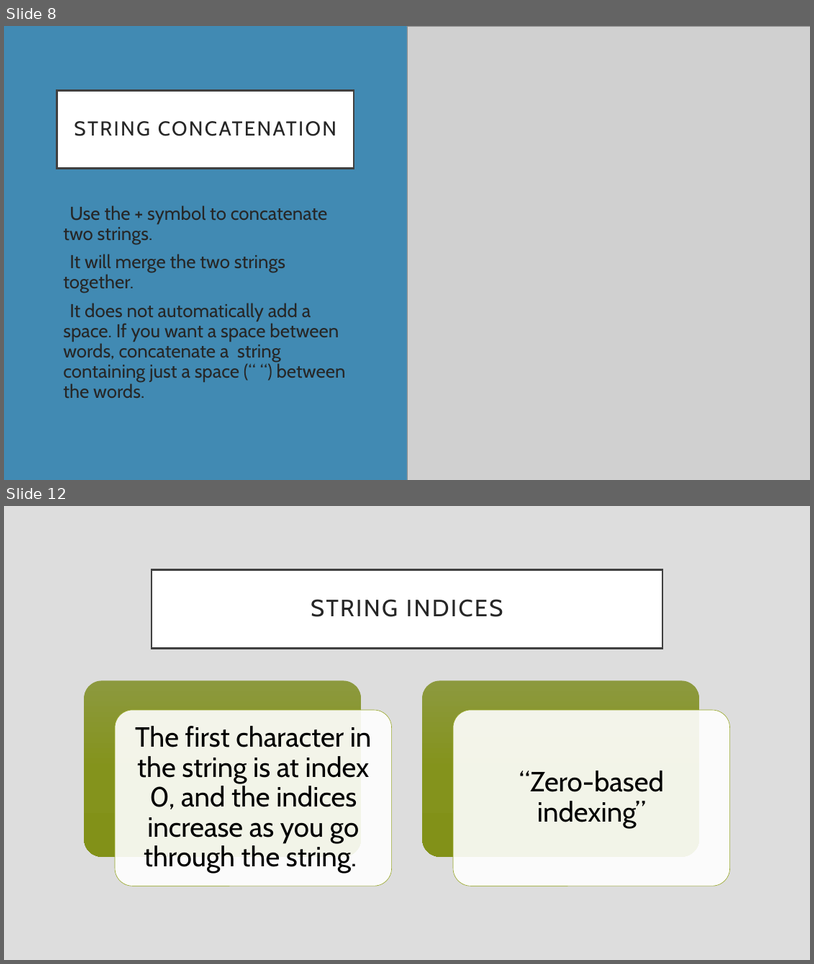
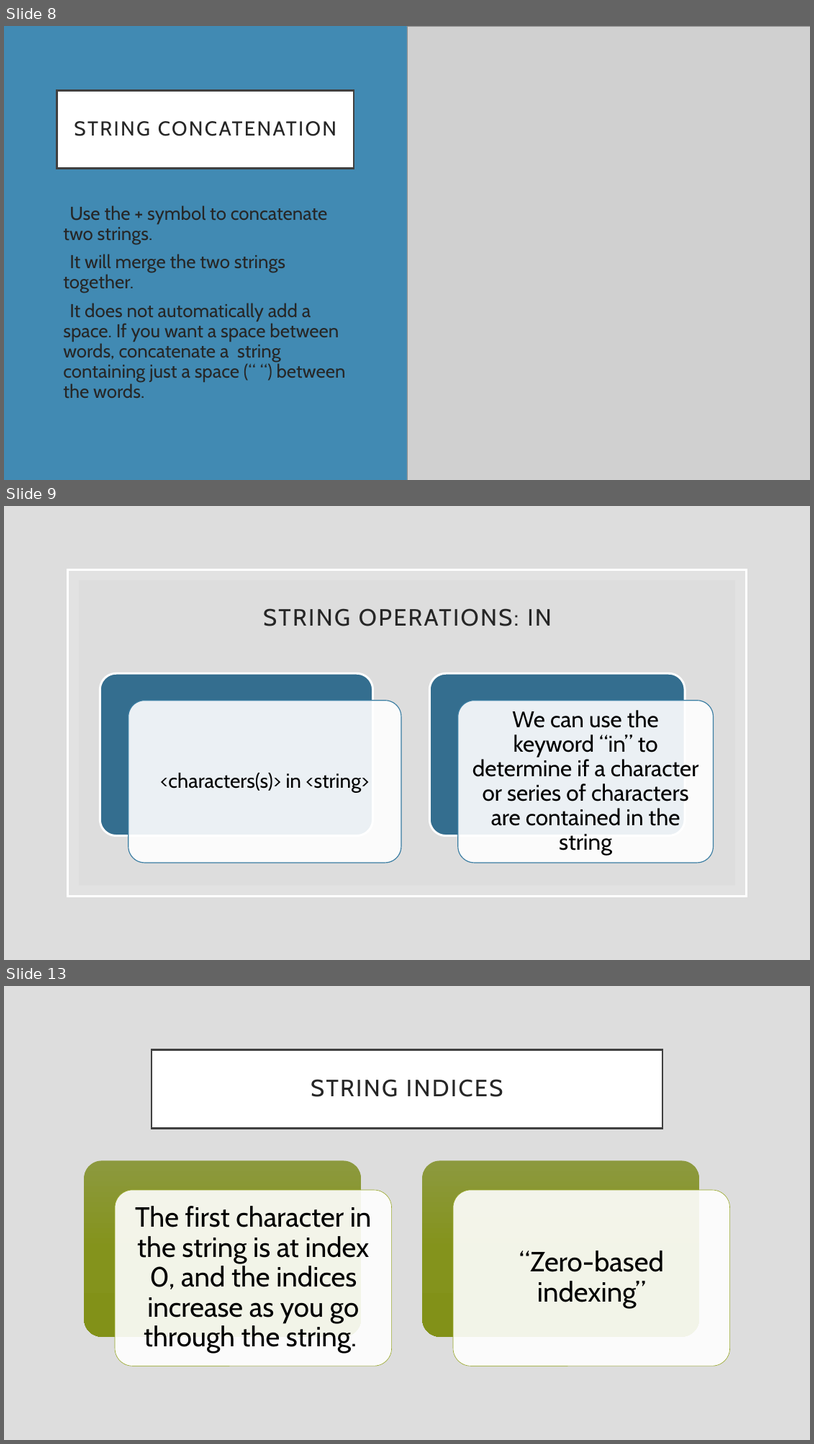
Before and after one commit to rsera/Junior-Knights, a slide deck: Python Day 6 Strings and Lists.pptx. Shown one above the other, each under a label of ours: slides 8 and 12 before the commit, slides 8, 9 and 13 after it; the slides between them are not shown. The pictures are 814x964 and 814x1444 pixels, drawn with LibreOffice and Linux fonts; fonts in the diff are those of the drawing; grey boxes stand for pictures. Boxes give left, top, right and bottom in pixels: in the first picture for what was removed or moved away, otherwise in the second. Text is boxed around its words. In the diff, an @@ line names an element or a change of style, - is before the commit and + after.

```diff
--- a/Python Day 6 Strings and Lists.pptx
+++ b/Python Day 6 Strings and Lists.pptx
@@ slide 9 added at (4, 506, 810, 960), background #DDDDDD @@
@@ rectangle added at (68, 569, 747, 896), fill #FFFFFF at 15% opacity, outline #FFFFFF 2.5 pt @@
@@ rectangle added at (79, 580, 736, 885), fill #DDDDDD @@
@@ title added at (263, 608, 552, 626), 28 pt, text #262626 @@
+STRING OPERATIONS: IN
@@ group added at (100, 674, 714, 862): 4 rounded rectangles, 2 texts @@
+<characters(s)> in <string>
+We can use the keyword “in” to determine if a character or series of characters are contained in the string
@@ what was slide 12 is now slide 13 @@
```
Also in this commit, not shown: 8 slides changed, 6 other slides added.
